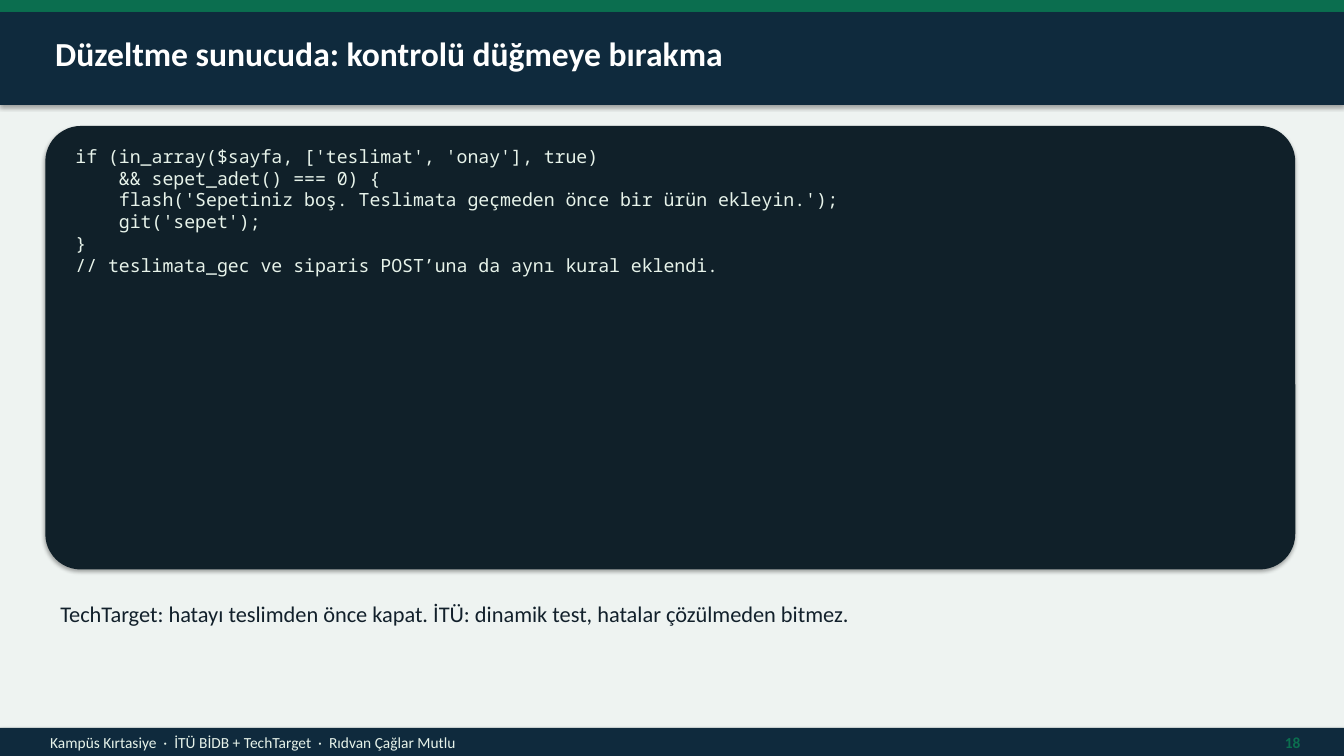
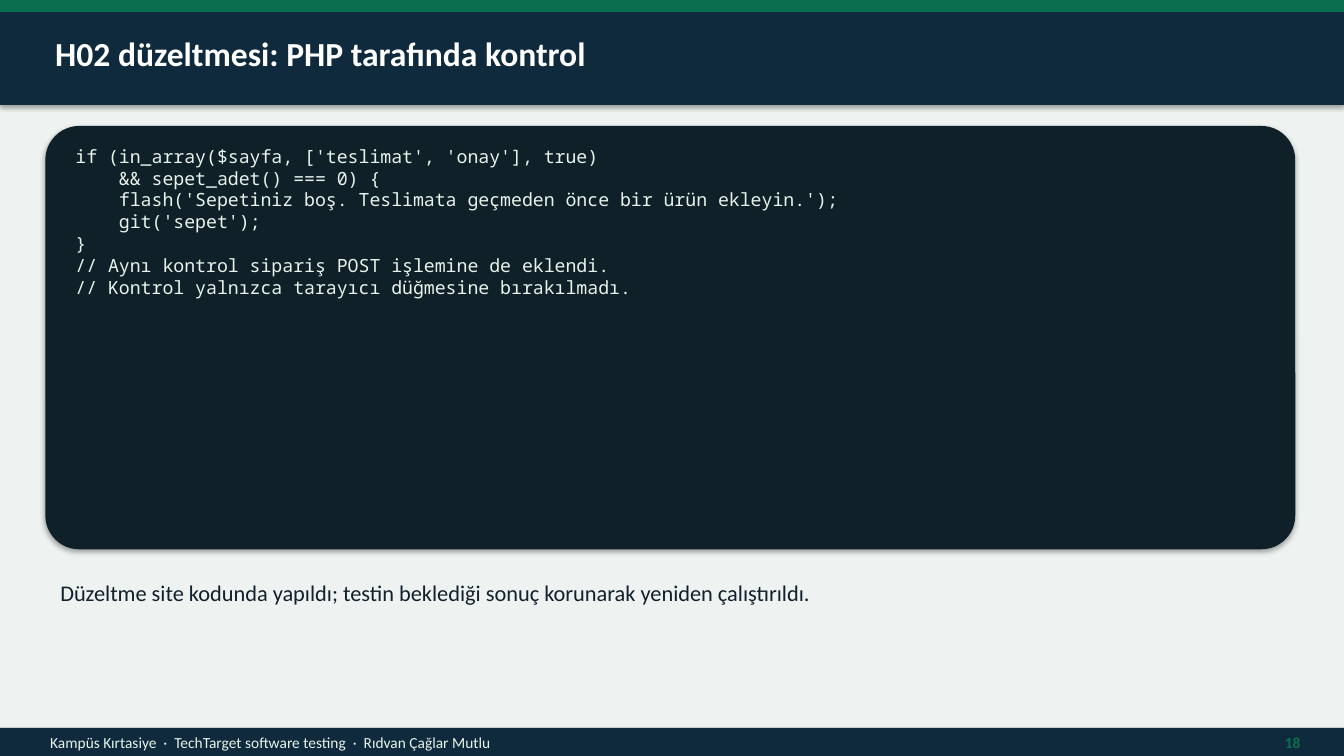
Before and after one commit to ridvancaglarmutlu/Veri-Taban-Projesi-, a slide deck: slide 18 of Kampus_Kirtasiye_Yazilim_Testi_Sunumu.pptx. Drawn at 1344x756 pixels with LibreOffice and Linux fonts; fonts in the diff are those of the drawing. Boxes give left, top, right and bottom in pixels: in the first picture for what was removed or moved away, otherwise in the second. Text is boxed around its words. In the diff, an @@ line names an element or a change of style, - is before the commit and + after.

```diff
--- a/Kampus_Kirtasiye_Yazilim_Testi_Sunumu.pptx
+++ b/Kampus_Kirtasiye_Yazilim_Testi_Sunumu.pptx
@@ text at [55,42,585,67]: text changed @@
-Düzeltme sunucuda: kontrolü düğmeye bırakma
+H02 düzeltmesi: PHP tarafında kontrol
@@ rounded rectangle: place and size @@
-rounded rectangle at [45,126,1296,570]
+rounded rectangle at [45,126,1296,549]
@@ text at [75,149,838,299]: text changed @@
-if (in_array($sayfa, ['teslimat', 'onay'], true)
-&& sepet_adet() === 0) {
-flash('Sepetiniz boş. Teslimata geçmeden önce bir ürün ekleyin.');
-git('sepet');
-}
-// teslimata_gec ve siparis POST’una da aynı kural eklendi.
+if (in_array($sayfa, ['teslimat', 'onay'], true)
+&& sepet_adet() === 0) {
+flash('Sepetiniz boş. Teslimata geçmeden önce bir ürün ekleyin.');
+git('sepet');
+}
+// Aynı kontrol sipariş POST işlemine de eklendi.
+// Kontrol yalnızca tarayıcı düğmesine bırakılmadı.
@@ text at [60,585,810,605]: text changed @@
-TechTarget: hatayı teslimden önce kapat. İTÜ: dinamik test, hatalar çözülmeden bitmez.
+Düzeltme site kodunda yapıldı; testin beklediği sonuç korunarak yeniden çalıştırıldı.
@@ text at [50,737,490,751]: text changed @@
-Kampüs Kırtasiye · İTÜ BİDB + TechTarget · Rıdvan Çağlar Mutlu
+Kampüs Kırtasiye · TechTarget software testing · Rıdvan Çağlar Mutlu
```
Also in this commit, not shown: 9 other slides changed, 13 slides added, 12 slides removed, 2 other files.
